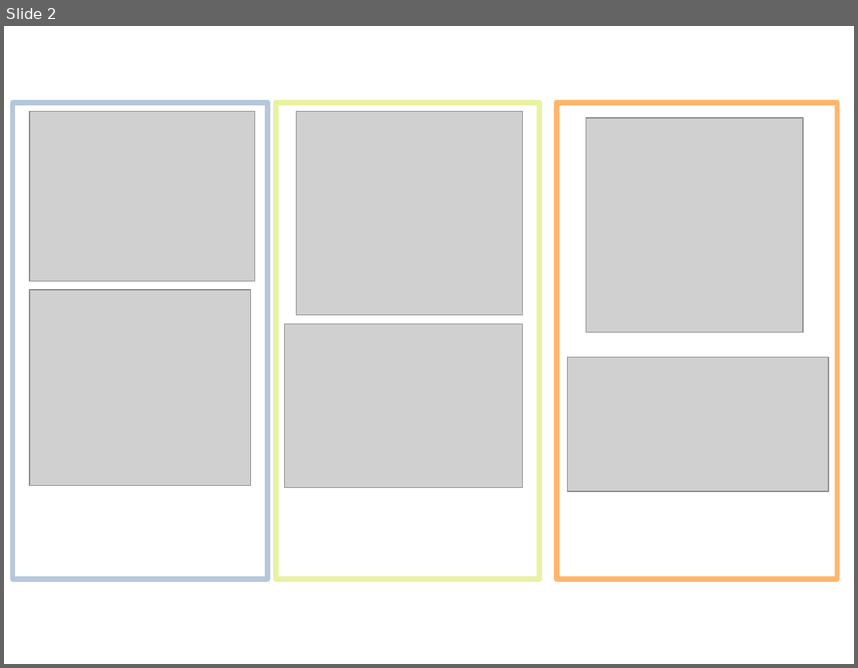
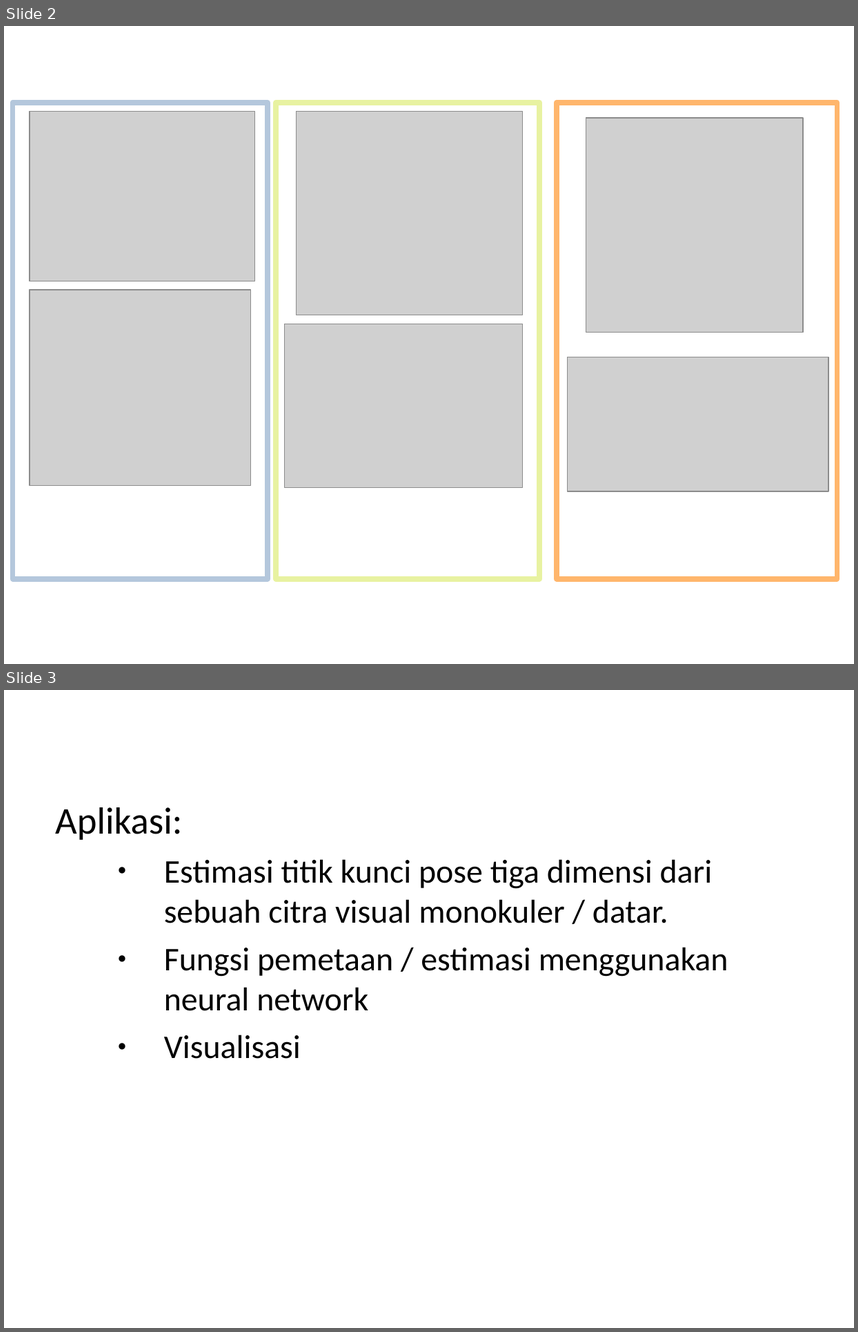
Before and after one commit to denilson020898/skripsi, a slide deck: dokumen_lain/00_presentasi.ppt. Shown one above the other, each under a label of ours: slide 2 before the commit, slides 2 and 3 after it. The pictures are 858x668 and 858x1332 pixels, drawn with LibreOffice and Linux fonts; fonts in the diff are those of the drawing; grey boxes stand for pictures; background and template pictures are left out. Boxes give left, top, right and bottom in pixels: in the first picture for what was removed or moved away, otherwise in the second. Text is boxed around its words. In the diff, an @@ line names an element or a change of style, - is before the commit and + after.

```diff
--- a/dokumen_lain/00_presentasi.ppt
+++ b/dokumen_lain/00_presentasi.ppt
@@ slide 3 added at box(4, 690, 854, 1328), background #FFFFFF @@
@@ title added at box(4, 690, 599, 758), 44 pt, text #FFFFFF @@
+TUJUAN PENELITIAN
@@ text added at box(55, 807, 728, 1058), 28 pt, text #000000 @@
+Aplikasi:
+  ● Estimasi titik kunci pose tiga dimensi dari sebuah citra visual monokuler / datar.
+  ● Fungsi pemetaan / estimasi menggunakan neural network
+  ● Visualisasi
```
Also in this commit, not shown: 2 other slides added, 2 slides removed, 6 other files.
